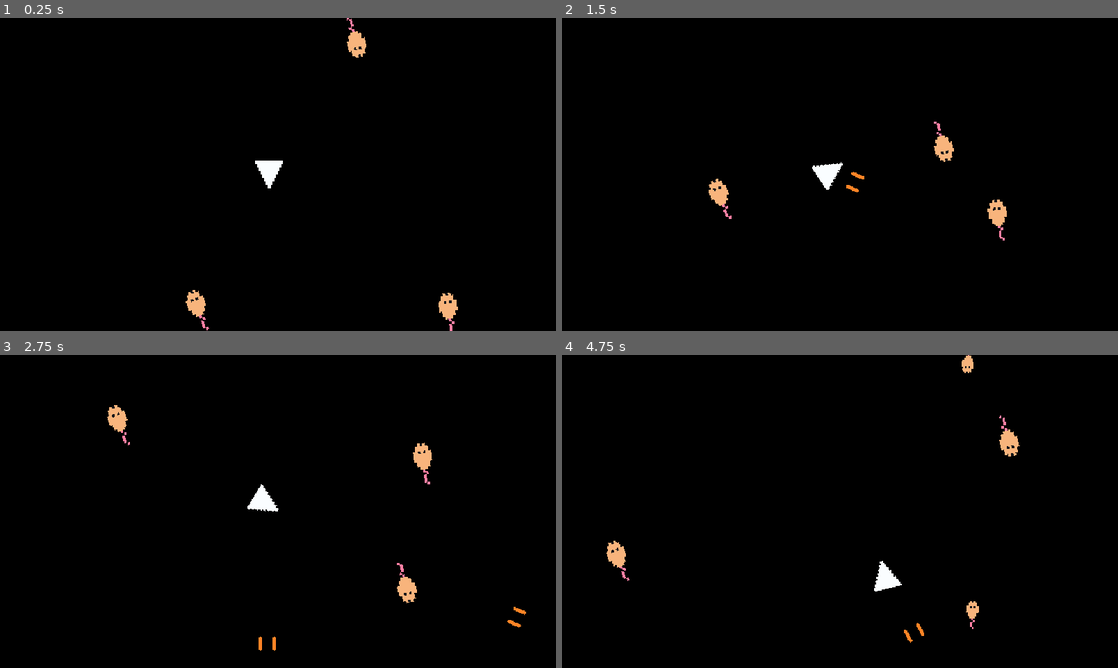
Above: before the commit, frames 1-4 (two rows, left to right).
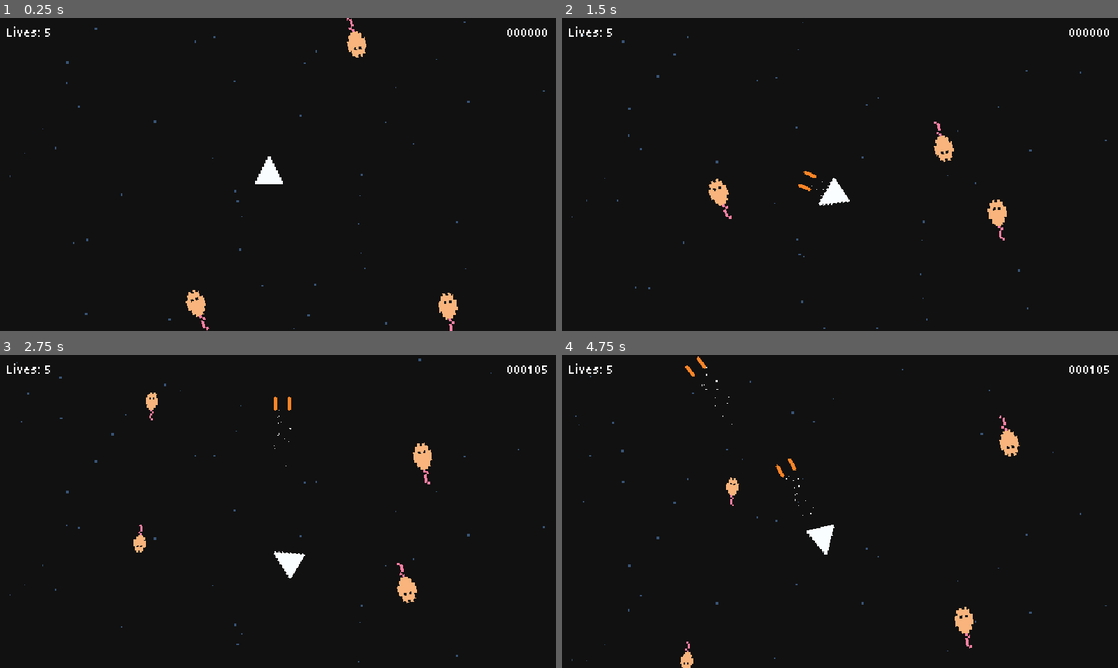
Above: after the commit, the same moments.

Repository: problem-18-dev/cheese-chasers
Game: Godot game, scene res://scenes/main.tscn
Two runs of this game, one before a commit and one after it. Both use one fixed random seed, a clock stepped at 60 frames per second and the inputs below.
Inputs:
- Up to frame 1 (0.25 s): no input
- Up to frame 2 (1.5 s): tap Enter at 0.5 s; hold D (turn_right) 0.53-1.28 s; hold Space (shoot) 0.53-1.28 s; hold A (turn_left) from 1.28 s (still down); tap Space (shoot) at 1.35 s
- Up to frame 3 (2.75 s): release A (turn_left) at 2.03 s; hold D (turn_right) from 2.03 s (still down); hold Space (shoot) from 2.03 s (still down)
- Up to frame 4 (4.75 s): release D (turn_right) at 2.78 s; release Space (shoot) at 2.78 s; hold Up (move_forward) 2.78-3.53 s; tap Space (shoot) at 2.85, 4.35 s; hold Space (shoot) 3.53-4.28 s; hold A (turn_left) from 3.53 s (still down)

The runs differ from the first frame. In frame 1, 0.4% of the frame differs, in the area x 1-99%, y 1-100%; in frame 2, 0.8%; in frame 3, 1.3%; in frame 4, 1.7%, in the area x 1-99%, y 0-100%.

Commit message:
feat: player, projectile & death particles

Diff:
--- /dev/null
+++ b/hud/hud.gd
@@ -0,0 +1,13 @@
+extends CanvasLayer
+
+
+@onready var lives_label: Label = $MarginContainer/LivesLabel
+@onready var score_label: Label = $MarginContainer/ScoreLabel
+
+
+func change_lives(new_lives: int) -> void:
+	lives_label.text = "Lives: " + str(new_lives)
+
+
+func change_score(new_score: int) -> void:
+	score_label.text = "%06d" % new_score
--- /dev/null
+++ b/hud/hud.tscn
@@ -0,0 +1,28 @@
+[gd_scene format=3 uid="uid://mvi8jy6pwbll"]
+
+[ext_resource type="Script" uid="uid://cy4os3dn7c6p0" path="res://hud/hud.gd" id="1_2gk58"]
+[ext_resource type="Theme" uid="uid://bisdp38mca7ob" path="res://hud/main_theme.tres" id="1_6ca3a"]
+
+[node name="HUD" type="CanvasLayer" unique_id=440610771]
+script = ExtResource("1_2gk58")
+
+[node name="MarginContainer" type="MarginContainer" parent="." unique_id=1756310019]
+texture_filter = 2
+anchors_preset = 15
+anchor_right = 1.0
+anchor_bottom = 1.0
+grow_horizontal = 2
+grow_vertical = 2
+
+[node name="ScoreLabel" type="Label" parent="MarginContainer" unique_id=1193512732]
+layout_mode = 2
+size_flags_horizontal = 8
+size_flags_vertical = 0
+theme = ExtResource("1_6ca3a")
+text = "000000"
+
+[node name="LivesLabel" type="Label" parent="MarginContainer" unique_id=591679253]
+layout_mode = 2
+size_flags_horizontal = 0
+size_flags_vertical = 0
+text = "Lives: 5"
--- /dev/null
+++ b/hud/main_theme.tres
@@ -0,0 +1,11 @@
+[gd_resource type="Theme" format=3 uid="uid://bisdp38mca7ob"]
+
+[ext_resource type="FontFile" uid="uid://bvfirxaia7qj3" path="res://assets/fonts/Tiny5-Regular.ttf" id="1_bd1bu"]
+
+[resource]
+default_font = ExtResource("1_bd1bu")
+default_font_size = 16
+MarginContainer/constants/margin_bottom = 8
+MarginContainer/constants/margin_left = 8
+MarginContainer/constants/margin_right = 8
+MarginContainer/constants/margin_top = 8
--- a/project.godot
+++ b/project.godot
@@ -28,6 +28,11 @@
 window/size/window_height_override=720
 window/stretch/mode="viewport"
 window/stretch/scale_mode="integer"
+
+[gui]
+
+theme/custom="uid://bisdp38mca7ob"
+theme/custom_font="uid://bvfirxaia7qj3"
 
 [input]
 
--- a/scenes/base_level/base_level.gd
+++ b/scenes/base_level/base_level.gd
@@ -4,11 +4,14 @@
 @export_category("Level")
 @export var start_mice := 3
 
+var _score := 0
+
 @onready var _mouse_scene: PackedScene = load("res://scenes/mouse/mouse.tscn")
 @onready var _player_scene: PackedScene = load("res://scenes/player/player.tscn")
 @onready var _spawn_marker: PathFollow2D = $SpawnPath/SpawnLocation
 @onready var _mice: Node = $Mice
 @onready var shake_camera_2d: Camera2D = $ShakeCamera2D
+@onready var hud: CanvasLayer = $HUD
 
 
 func _ready() -> void:
@@ -38,8 +41,15 @@
 
 		# Spawn
 		mouse.hit.connect(_on_mouse_hit)
+		mouse.score_added.connect(_add_score)
 		mouse.start(position, direction, 3)
 		_mice.add_child(mouse)
+
+
+func _add_score(score_to_add: int) -> void:
+	_score += score_to_add
+	GameManager.add_score(score_to_add)
+	hud.change_score(GameManager.score)
 
 
 func _on_mouse_hit(hit_position: Vector2, scale: int, count: int, run_from = null) -> void:
@@ -58,9 +68,12 @@
 			spawn_direction = Vector2.UP.rotated(spawn_rotation)
 
 		mouse.hit.connect(_on_mouse_hit)
+		mouse.score_added.connect(_add_score)
 		mouse.start(hit_position, spawn_direction, scale - 1)
 		_mice.call_deferred("add_child", mouse)
 
 
 func _on_player_hit() -> void:
+	GameManager.take_life()
+	hud.change_lives(GameManager.lives)
 	shake_camera_2d.small_shake()
--- a/scenes/base_level/base_level.tscn
+++ b/scenes/base_level/base_level.tscn
@@ -1,7 +1,20 @@
 [gd_scene format=3 uid="uid://d355e3q6xiox"]
 
 [ext_resource type="Script" uid="uid://dcascajx5fmg0" path="res://scenes/base_level/base_level.gd" id="1_k2up0"]
+[ext_resource type="PackedScene" uid="uid://mvi8jy6pwbll" path="res://hud/hud.tscn" id="2_jlp5g"]
 [ext_resource type="PackedScene" uid="uid://chc3purvou568" path="res://game/shake_camera/shake_camera_2d.tscn" id="3_jlp5g"]
+
+[sub_resource type="ParticleProcessMaterial" id="ParticleProcessMaterial_jlp5g"]
+particle_flag_disable_z = true
+emission_shape = 3
+emission_box_extents = Vector3(400, 1, 1)
+direction = Vector3(0, 1, 0)
+spread = 0.0
+initial_velocity_min = 35.0
+initial_velocity_max = 50.0
+gravity = Vector3(0, 0, 0)
+scale_max = 3.0
+color = Color(0.22049159, 0.32780907, 0.4661922, 1)
 
 [sub_resource type="Curve2D" id="Curve2D_k2up0"]
 _data = {
@@ -12,17 +25,34 @@
 [node name="BaseLevel" type="Node" unique_id=539995243]
 script = ExtResource("1_k2up0")
 
-[node name="ColorRect" type="ColorRect" parent="." unique_id=112092133]
+[node name="HUD" parent="." unique_id=440610771 instance=ExtResource("2_jlp5g")]
+
+[node name="ColorRect2" type="ColorRect" parent="." unique_id=494333449]
 anchors_preset = 15
 anchor_right = 1.0
 anchor_bottom = 1.0
-offset_left = -83.55554
-offset_top = -47.0
-offset_right = 83.55554
-offset_bottom = 47.0
+offset_left = -26.666687
+offset_top = -15.0
+offset_right = 26.666687
+offset_bottom = 15.0
 grow_horizontal = 2
 grow_vertical = 2
-color = Color(0, 0, 0, 1)
+color = Color(0.78352344, 0.78352344, 0.78352326, 1)
+
+[node name="ColorRect" type="ColorRect" parent="." unique_id=452742632]
+anchors_preset = 15
+anchor_right = 1.0
+anchor_bottom = 1.0
+grow_horizontal = 2
+grow_vertical = 2
+color = Color(0.06879827, 0.06879828, 0.06879828, 1)
+
+[node name="GPUParticles2D" type="GPUParticles2D" parent="." unique_id=780963981]
+position = Vector2(310, 0)
+amount = 64
+lifetime = 10.0
+preprocess = 10.0
+process_material = SubResource("ParticleProcessMaterial_jlp5g")
 
 [node name="ShakeCamera2D" parent="." unique_id=1356034144 instance=ExtResource("3_jlp5g")]
 
--- a/scenes/laser/laser.gd
+++ b/scenes/laser/laser.gd
@@ -2,5 +2,4 @@
 
 
 func _on_destroy_timer_timeout() -> void:
-	print("time out!", $DestroyTimer.wait_time)
 	queue_free()
--- a/scenes/laser/laser.tscn
+++ b/scenes/laser/laser.tscn
@@ -4,20 +4,40 @@
 [ext_resource type="Script" uid="uid://bnx3m1u733eri" path="res://scenes/laser/laser.gd" id="2_bx1b7"]
 [ext_resource type="Texture2D" uid="uid://dmfpal1q5d1of" path="res://assets/sprites/laser_projectile.png" id="2_kfde8"]
 
+[sub_resource type="Curve" id="Curve_kfde8"]
+_data = [Vector2(0, 0.5016429), 0.0, 2.8104074, 0, 0, Vector2(0.24709302, 1), 0.0, 0.0, 0, 0, Vector2(1, 0.25), 0.0, 0.0, 0, 0]
+point_count = 3
+
+[sub_resource type="CurveTexture" id="CurveTexture_bx1b7"]
+curve = SubResource("Curve_kfde8")
+
+[sub_resource type="ParticleProcessMaterial" id="ParticleProcessMaterial_kfde8"]
+particle_flag_disable_z = true
+emission_shape = 3
+emission_box_extents = Vector3(10, 1, 1)
+direction = Vector3(0, -1, 0)
+spread = 0.0
+initial_velocity_min = 10.0
+initial_velocity_max = 25.0
+gravity = Vector3(0, 0, 0)
+scale_max = 1.5
+scale_curve = SubResource("CurveTexture_bx1b7")
+
 [sub_resource type="RectangleShape2D" id="RectangleShape2D_bx1b7"]
-size = Vector2(4, 16)
+size = Vector2(20, 16)
 
 [node name="Laser" unique_id=1334999182 instance=ExtResource("1_j8ec3")]
 collision_mask = 2
 script = ExtResource("2_bx1b7")
 speed = 225.0
 
-[node name="CollisionShape2D" parent="." index="0" unique_id=2109629548]
-position = Vector2(-8, 0)
-shape = SubResource("RectangleShape2D_bx1b7")
+[node name="GPUParticles2D" type="GPUParticles2D" parent="." index="0" unique_id=1910065240]
+position = Vector2(0, 8)
+amount = 24
+lifetime = 0.4
+process_material = SubResource("ParticleProcessMaterial_kfde8")
 
-[node name="CollisionShape2D2" type="CollisionShape2D" parent="." index="1" unique_id=1015172075]
-position = Vector2(8, 0)
+[node name="CollisionShape2D" parent="." index="1" unique_id=2109629548]
 shape = SubResource("RectangleShape2D_bx1b7")
 
 [node name="Sprite2D" parent="." index="2" unique_id=872718839]
--- a/scenes/mouse/mouse.gd
+++ b/scenes/mouse/mouse.gd
@@ -2,15 +2,17 @@
 
 
 signal hit(position: Vector2, scale: int, mice_on_death: int, run_from: Vector2)
+signal score_added(score: int)
 
+@export_category("Score")
+@export var base_score := 35
+@export var score_multiplier := 1
 @export_category("Movement")
 @export var min_speed := 50.0
 @export var max_speed := 150.0
-
 @export_category("Rotation")
 @export var min_rotation := PI / 2
 @export var max_rotation := TAU
-
 @export_category("Death")
 @export var mice_on_death := 2
 
@@ -19,6 +21,7 @@
 
 @onready var collision_shape_2d: CollisionShape2D = $CollisionShape2D
 @onready var sprite_2d: Sprite2D = $Sprite2D
+@onready var gpu_particles_2d: GPUParticles2D = $GPUParticles2D
 
 
 func _ready() -> void:
@@ -26,6 +29,7 @@
 	var new_rotation := Vector2.UP.angle_to(_direction)
 	sprite_2d.rotate(new_rotation)
 	collision_shape_2d.rotate(new_rotation)
+	_scale_up()
 
 
 func start(start_position: Vector2, start_direction: Vector2, start_scale: int) -> void:
@@ -41,7 +45,17 @@
 	if _scale > 1:
 		hit.emit(position, _scale, mice_on_death, run_from)
 
+	_add_score()
+	sprite_2d.hide()
+	collision_shape_2d.set_deferred("disabled", true)
+	gpu_particles_2d.emitting = true
+	await gpu_particles_2d.finished
 	queue_free()
+
+
+func _add_score() -> void:
+	var score_to_add := base_score * _scale * score_multiplier
+	score_added.emit(score_to_add)
 
 
 func _change_size(start_scale: int) -> void:
@@ -57,3 +71,9 @@
 	$Sprite2D.apply_scale(Vector2(start_scale, start_scale))
 
 	_scale = start_scale
+
+
+func _scale_up() -> void:
+	sprite_2d.scale = Vector2.ONE * (_scale - 1)
+	var tween := create_tween()
+	tween.tween_property(sprite_2d, "scale", Vector2.ONE * _scale, 0.2)
--- a/scenes/mouse/mouse.tscn
+++ b/scenes/mouse/mouse.tscn
@@ -2,19 +2,58 @@
 
 [ext_resource type="Texture2D" uid="uid://dd8gj36fjjl3h" path="res://assets/sprites/mouse.png" id="1_61wxo"]
 [ext_resource type="Script" uid="uid://cx4bx2glg0tfn" path="res://scenes/mouse/mouse.gd" id="1_lrwgp"]
+
+[sub_resource type="Gradient" id="Gradient_lrwgp"]
+offsets = PackedFloat32Array(0.006289308, 1)
+colors = PackedColorArray(1, 0, 0, 1, 1, 0.33333334, 0.14509805, 1)
+
+[sub_resource type="GradientTexture1D" id="GradientTexture1D_6vcub"]
+gradient = SubResource("Gradient_lrwgp")
+
+[sub_resource type="Curve" id="Curve_5rk6m"]
+_data = [Vector2(0, 1), 0.0, 0.0, 0, 0, Vector2(1, 0.20895523), 0.0, 0.0, 0, 0]
+point_count = 2
+
+[sub_resource type="CurveTexture" id="CurveTexture_w3nqw"]
+curve = SubResource("Curve_5rk6m")
+
+[sub_resource type="ParticleProcessMaterial" id="ParticleProcessMaterial_xge16"]
+lifetime_randomness = 0.5
+particle_flag_disable_z = true
+angle_min = -49.99999
+angle_max = 50.00001
+spread = 180.0
+initial_velocity_min = 25.0
+initial_velocity_max = 50.0
+gravity = Vector3(0, 0, 0)
+scale_min = 2.0
+scale_max = 2.5
+scale_curve = SubResource("CurveTexture_w3nqw")
+color_ramp = SubResource("GradientTexture1D_6vcub")
 
 [sub_resource type="RectangleShape2D" id="RectangleShape2D_lrwgp"]
 size = Vector2(7.5, 12)
 
 [node name="Mouse" type="RigidBody2D" unique_id=1683578551 groups=["mice"]]
 collision_layer = 2
+lock_rotation = true
 script = ExtResource("1_lrwgp")
 metadata/_edit_group_ = true
+
+[node name="GPUParticles2D" type="GPUParticles2D" parent="." unique_id=21523271]
+position = Vector2(0, -1)
+emitting = false
+amount = 32
+lifetime = 0.25
+one_shot = true
+explosiveness = 1.0
+process_material = SubResource("ParticleProcessMaterial_xge16")
 
 [node name="CollisionShape2D" type="CollisionShape2D" parent="." unique_id=1383736863]
 position = Vector2(0, -2)
 shape = SubResource("RectangleShape2D_lrwgp")
 
 [node name="Sprite2D" type="Sprite2D" parent="." unique_id=1773987172]
+texture_filter = 1
 position = Vector2(0.5, 0)
 texture = ExtResource("1_61wxo")
--- a/scenes/player/player.gd
+++ b/scenes/player/player.gd
@@ -6,11 +6,11 @@
 const FORCE_MULTIPLIER := 100.0
 
 @export_category("Speeds")
-@export var acceleration_force := 120.0
+@export var acceleration_force := 130.0
 @export var turn_force := 7.5
 
 @export_category("Effects")
-@export var shoot_recoil := 5.0
+@export var shoot_recoil := 35.0
 @export var is_invincible := false
 
 @export_category("Projectile")
@@ -22,11 +22,14 @@
 @onready var cooldown_timer: Timer = $CooldownTimer
 @onready var animation_player: AnimationPlayer = $AnimationPlayer
 @onready var gun_marker_2d: Marker2D = $GunMarker2D
+@onready var collision_shape_2d: CollisionShape2D = $CollisionShape2D
+@onready var sprite_2d: Sprite2D = $Sprite2D
+@onready var gpu_particles_2d: GPUParticles2D = $GPUParticles2D
 
 
 func _physics_process(delta: float) -> void:
 	if Input.is_action_pressed("move_forward"):
-		var force := Vector2.DOWN.rotated(rotation) * acceleration_force * FORCE_MULTIPLIER
+		var force := Vector2.UP.rotated(rotation) * acceleration_force * FORCE_MULTIPLIER
 		apply_force(force * delta)
 
 	var turn_direction := Input.get_axis("turn_left", "turn_right")
@@ -48,7 +51,7 @@
 	get_tree().root.add_child(projectile)
 
 	# Apply firing recoil
-	apply_impulse(shoot_recoil * Vector2.UP.rotated(rotation))
+	apply_impulse(shoot_recoil * Vector2.DOWN.rotated(rotation))
 
 	# Start cooldown
 	_can_shoot = false
@@ -56,8 +59,20 @@
 
 
 func _take_damage() -> void:
-	animation_player.play("take_damage")
 	hit.emit()
+	if GameManager.lives <= 0:
+		_die()
+	else:
+		animation_player.play("take_damage")
+
+
+func _die() -> void:
+	set_process_unhandled_key_input(false)
+	collision_shape_2d.set_deferred("disabled", true)
+	sprite_2d.hide()
+	gpu_particles_2d.emitting = true
+	await gpu_particles_2d.finished
+	queue_free()
 
 
 func _on_cooldown_timer_timeout() -> void:
@@ -68,5 +83,6 @@
 	if is_invincible:
 		return
 
-	_take_damage()
-	body.take_damage(position)
+	if body.is_in_group("mice"):
+		_take_damage()
+		body.take_damage(position)
--- a/scenes/player/player.tscn
+++ b/scenes/player/player.tscn
@@ -3,6 +3,22 @@
 [ext_resource type="Texture2D" uid="uid://bg76dg7na3c21" path="res://assets/sprites/player.png" id="1_8afob"]
 [ext_resource type="Script" uid="uid://doiaxmcio4s32" path="res://scenes/player/player.gd" id="1_dovo2"]
 [ext_resource type="PackedScene" uid="uid://fxwrc0ikq7we" path="res://scenes/laser/laser.tscn" id="2_gmlin"]
+
+[sub_resource type="Curve" id="Curve_gmlin"]
+_data = [Vector2(0, 1), 0.0, 0.0, 0, 0, Vector2(1, 0.25373137), 0.0, 0.0, 0, 0]
+point_count = 2
+
+[sub_resource type="CurveTexture" id="CurveTexture_lvxji"]
+curve = SubResource("Curve_gmlin")
+
+[sub_resource type="ParticleProcessMaterial" id="ParticleProcessMaterial_gmlin"]
+particle_flag_disable_z = true
+spread = 180.0
+initial_velocity_min = 25.0
+initial_velocity_max = 50.0
+gravity = Vector3(0, 0, 0)
+scale_max = 2.5
+scale_curve = SubResource("CurveTexture_lvxji")
 
 [sub_resource type="CapsuleShape2D" id="CapsuleShape2D_8afob"]
 radius = 13.0
@@ -75,16 +91,24 @@
 max_contacts_reported = 1
 linear_damp = 1.0
 script = ExtResource("1_dovo2")
-shoot_recoil = 5.5
 projectile_scene = ExtResource("2_gmlin")
 shoot_cooldown = 0.2
 metadata/_edit_group_ = true
+
+[node name="GPUParticles2D" type="GPUParticles2D" parent="." unique_id=248175173]
+emitting = false
+amount = 50
+one_shot = true
+explosiveness = 1.0
+process_material = SubResource("ParticleProcessMaterial_gmlin")
 
 [node name="CollisionShape2D" type="CollisionShape2D" parent="." unique_id=1454155125]
 position = Vector2(0, -3)
 shape = SubResource("CapsuleShape2D_8afob")
 
 [node name="Sprite2D" type="Sprite2D" parent="." unique_id=593822152]
+position = Vector2(0, -5)
+rotation = -3.1415927
 scale = Vector2(2, 2)
 texture = ExtResource("1_8afob")
 
--- a/scenes/projectile/projectile.gd
+++ b/scenes/projectile/projectile.gd
@@ -7,7 +7,7 @@
 
 
 func _physics_process(delta: float) -> void:
-	position += Vector2.DOWN.rotated(rotation) * speed * delta
+	position += Vector2.UP.rotated(rotation) * speed * delta
 
 
 func start(start_position: Vector2, start_rotation: float) -> void:
--- a/scripts/game_manager.gd
+++ b/scripts/game_manager.gd
@@ -1,3 +1,21 @@
 extends Node
 
+
 var main_scene: Main
+var start_lives := 5
+
+var score := 0
+
+var lives := start_lives
+
+
+func take_life() -> void:
+	lives -= 1
+
+
+func change_lives(new_lives: int) -> void:
+	lives = new_lives
+
+
+func add_score(new_score: int) -> void:
+	score += new_score
Binary file added: assets/fonts/Tiny5-Regular.ttf
Not shown, added: assets/fonts/Tiny5-Regular.ttf.import
Not shown, added: hud/hud.gd.uid
